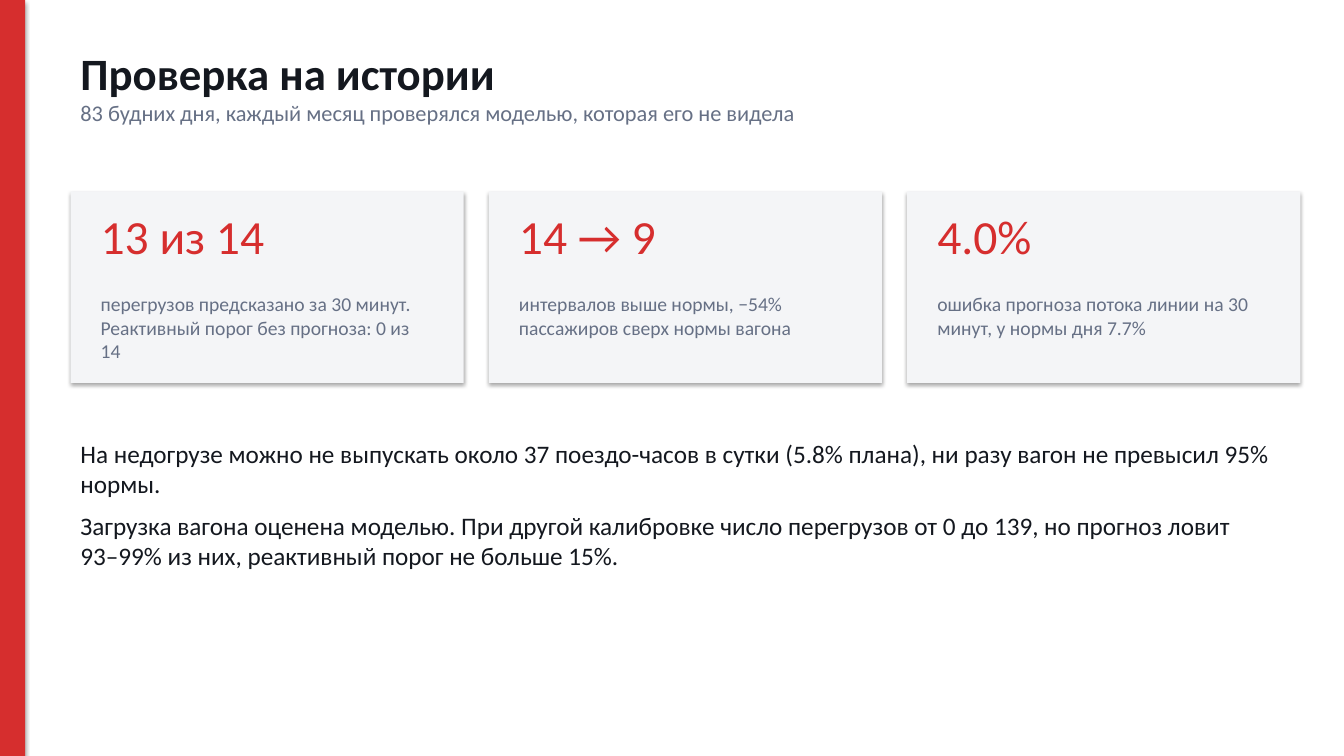
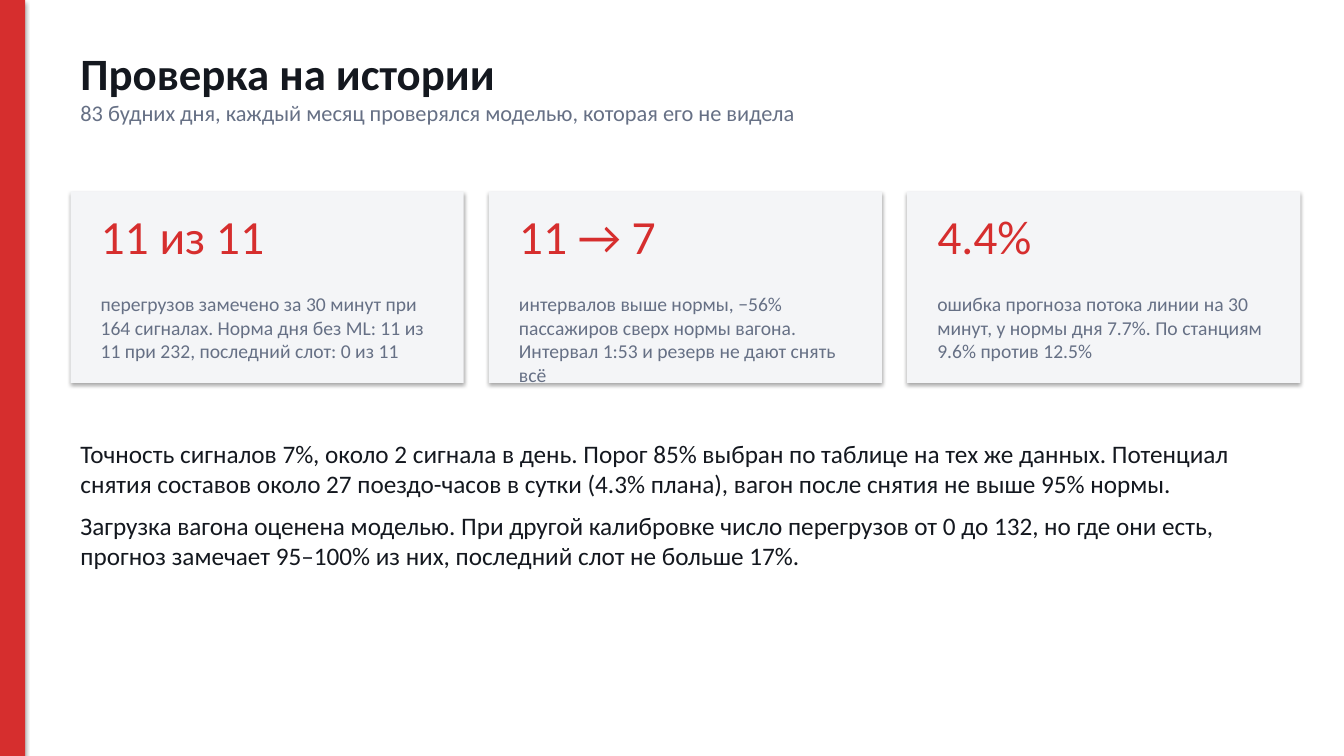
Before and after one commit to ellen-darb/my-project, a slide deck: slide 7 of docs/presentation.pptx. Drawn at 1344x756 pixels with LibreOffice and Linux fonts; fonts in the diff are those of the drawing. Boxes give left, top, right and bottom in pixels: in the first picture for what was removed or moved away, otherwise in the second. Text is boxed around its words. In the diff, an @@ line names an element or a change of style, - is before the commit and + after.

```diff
--- a/docs/presentation.pptx
+++ b/docs/presentation.pptx
@@ text at (101, 223, 264, 255): text changed @@
-13 из 14
+11 из 11
@@ text at (519, 223, 656, 254): text changed @@
-14 → 9
+11 → 7
@@ text at (937, 221, 1031, 255): text changed @@
-4.0%
+4.4%
@@ text at (101, 298, 424, 361): text changed @@
-перегрузов предсказано за 30 минут. Реактивный порог без прогноза: 0 из 14
+перегрузов замечено за 30 минут при 164 сигналах. Норма дня без ML: 11 из 11 при 232, последний слот: 0 из 11
@@ text at (519, 297, 836, 385): text changed @@
-интервалов выше нормы, −54% пассажиров сверх нормы вагона
+интервалов выше нормы, −56% пассажиров сверх нормы вагона. Интервал 1:53 и резерв не дают снять всё
@@ text at (937, 298, 1262, 361): text changed @@
-ошибка прогноза потока линии на 30 минут, у нормы дня 7.7%
+ошибка прогноза потока линии на 30 минут, у нормы дня 7.7%. По станциям 9.6% против 12.5%
@@ text at (80, 445, 1228, 569): text changed @@
-На недогрузе можно не выпускать около 37 поездо-часов в сутки (5.8% плана), ни разу вагон не превысил 95% нормы.
-Загрузка вагона оценена моделью. При другой калибровке число перегрузов от 0 до 139, но прогноз ловит 93–99% из них, реактивный порог не больше 15%.
+Точность сигналов 7%, около 2 сигнала в день. Порог 85% выбран по таблице на тех же данных. Потенциал снятия составов около 27 поездо-часов в сутки (4.3% плана), вагон после снятия не выше 95% нормы.
+Загрузка вагона оценена моделью. При другой калибровке число перегрузов от 0 до 132, но где они есть, прогноз замечает 95–100% из них, последний слот не больше 17%.
```
Also in this commit, not shown: 6 other slides changed, 23 other files.
